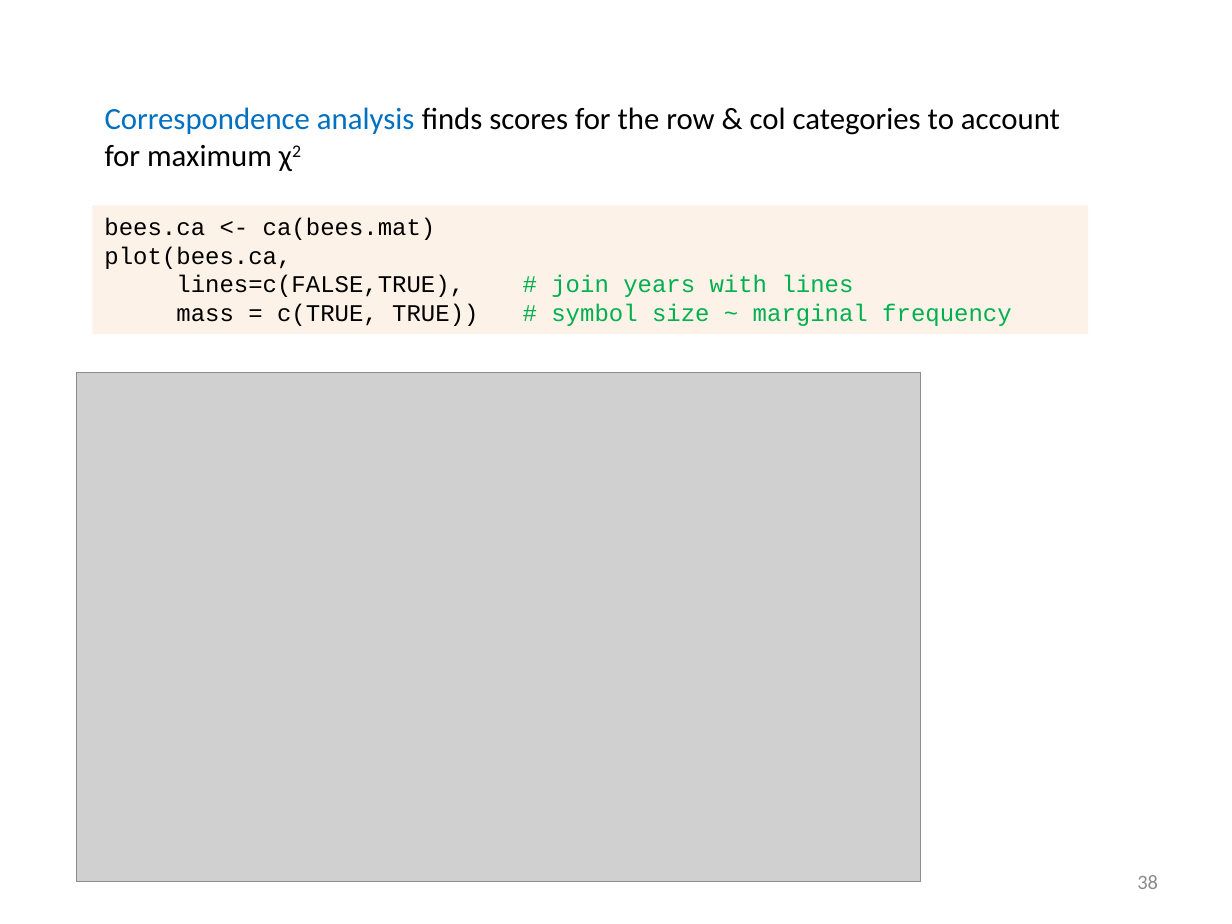
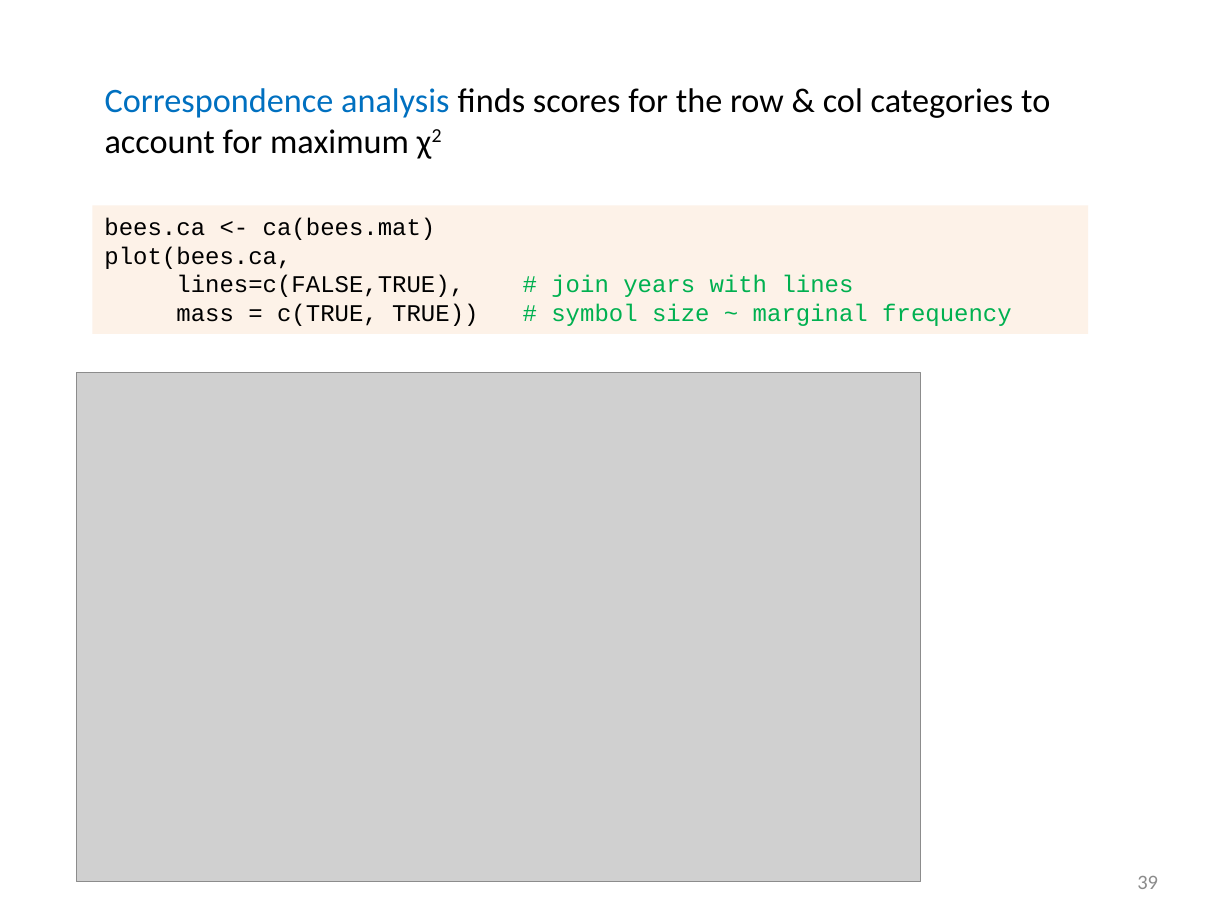
Before and after one commit to friendly/psy6136, a slide deck: slide 39 of docs/lectures/04-Loglin.pptx (slide 38 before the commit). Drawn at 1232x924 pixels with LibreOffice and Linux fonts; fonts in the diff are those of the drawing; grey boxes stand for pictures. Boxes give left, top, right and bottom in pixels: in the first picture for what was removed or moved away, otherwise in the second. Text is boxed around its words. In the diff, an @@ line names an element or a change of style, - is before the commit and + after.

```diff
--- a/docs/lectures/04-Loglin.pptx
+++ b/docs/lectures/04-Loglin.pptx
@@ text "Correspondence analysis finds scores for ...": place and size @@
-text "Correspondence analysis finds scores for ..." at [105, 107, 1060, 167]
+text "Correspondence analysis finds scores for ..." at [105, 88, 1050, 154]
@@ text "Correspondence analysis finds scores for ..." at [105, 88, 1050, 154]: size 18 to 20 pt @@
@@ page number at [1137, 876, 1158, 889]: text changed @@
-38
+39
```
Also in this commit, not shown: 25 other slides changed, 3 slides added, 15 other files.
